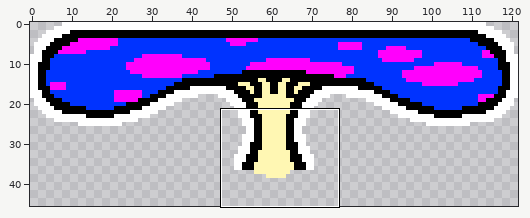
A sprite sheet gets an edit: GlobalGameJam2018/Assets/Art/Mushrooms/platform_mushroom_shootframe2.png. Above: a wide view before the commit, with the close-up outlined.
Close-up. First the earlier version:
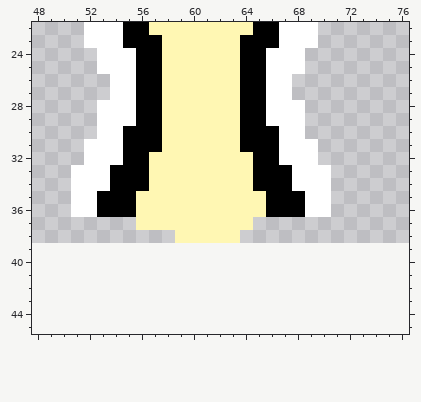
The file is 122x39 pixels. Shown: x 48..76, y 22..45. The old version is drawn lined up with the new one, on the new canvas.
After the commit:
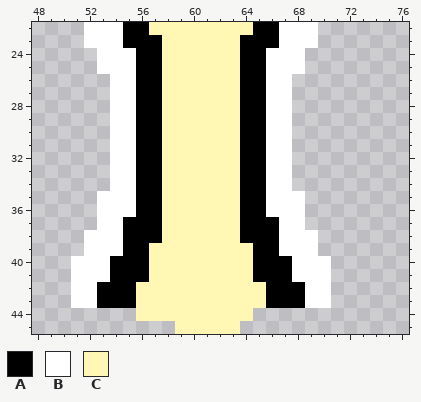
Palette (. is transparent): A #000000  B #ffffff  C #fff7b3
From old to new:
canvas 122x39 -> 122x46
Colour A is added in row 37 at x 55 and 65 to 66; in row 38 at x 55 to 57 and 64 to 66; in row 39 at x 55 to 56 and 65 to 66; in rows 40 to 41 at x 54 to 56 and 65 to 67; in rows 42 to 43 at x 53 to 55 and 66 to 68.
Colour A replaces colour C in rows 32 to 34 at x 57 and 64; in rows 35 to 36 at x 56 to 57 and 64 to 65; in row 37 at x 56 to 57 and 64.
Colour B is added in row 37 at x 53 to 54 and 67 to 68; in rows 38 to 39 at x 52 to 54 and 67 to 69; in rows 40 to 41 at x 51 to 53 and 68 to 70; in rows 42 to 43 at x 51 to 52 and 69 to 70.
Colour B replaces colour A in rows 30 to 32 at x 55 and 66; in rows 33 to 34 at x 54 to 55 and 66 to 67; in rows 35 to 36 at x 53 to 55 and 66 to 68.
Colour C is added in row 38 at x 58; in rows 39 to 41 at x 57 to 64; in rows 42 to 43 at x 56 to 65; in row 44 at x 56 to 64; in row 45 at x 59 to 63.
Colour B is removed in rows 28 to 30 at x 53 and 68; in rows 31 to 32 at x 52 to 53 and 68 to 69; in rows 33 to 34 at x 51 to 53 and 68 to 70; in rows 35 to 36 at x 51 to 52 and 69 to 70.
Pixel boxes of the changes (left, top, right, bottom) in both close-ups:
changed: (71, 100, 331, 334)
